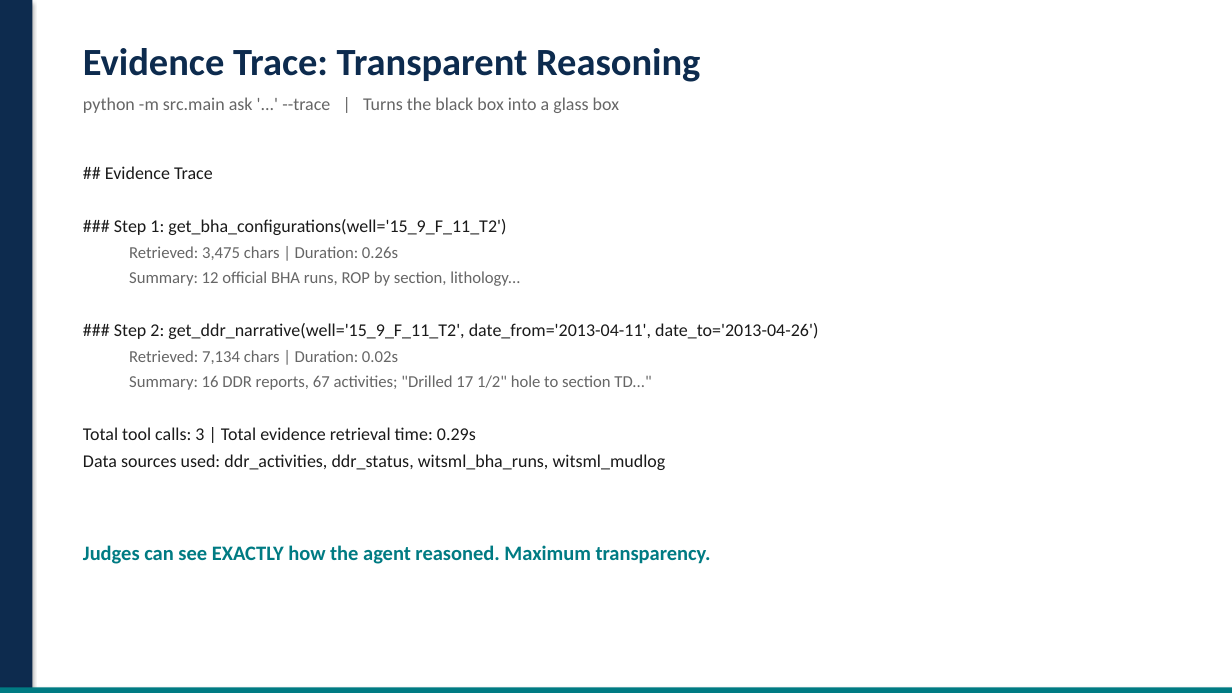
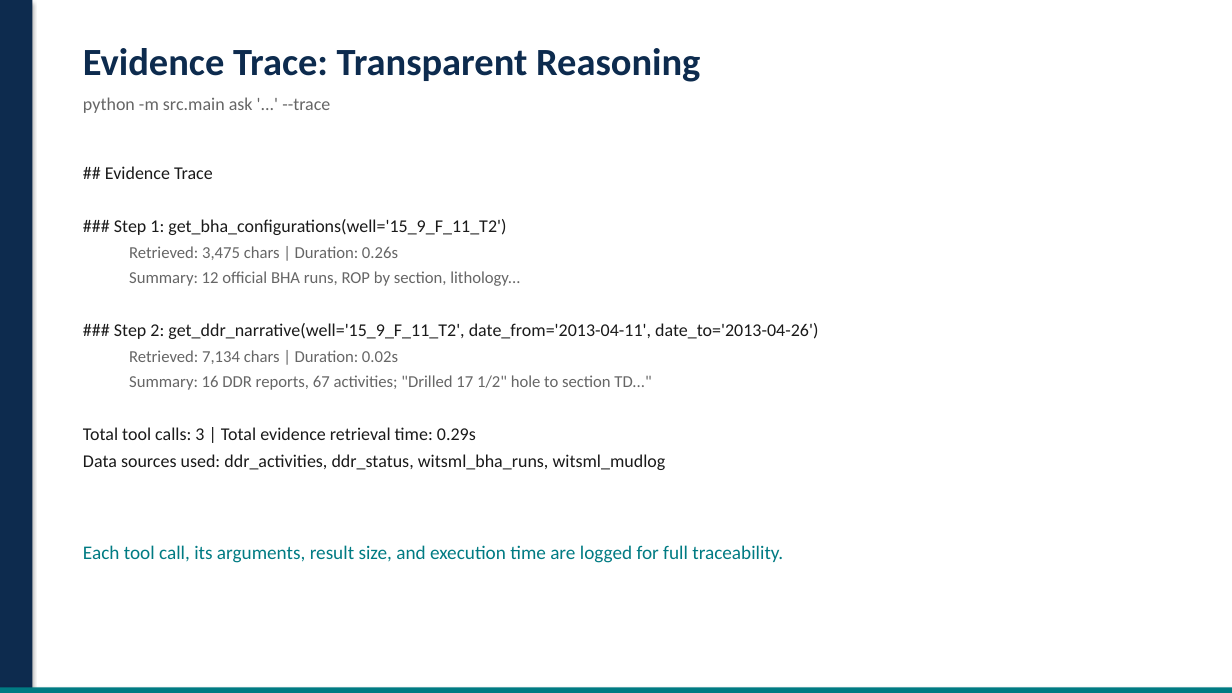
Before and after one commit to rlucgg/spe-ml-challenge, a slide deck: slide 8 of presentation/slides.pptx. Drawn at 1232x693 pixels with LibreOffice and Linux fonts; fonts in the diff are those of the drawing. Boxes give left, top, right and bottom in pixels: in the first picture for what was removed or moved away, otherwise in the second. Text is boxed around its words. In the diff, an @@ line names an element or a change of style, - is before the commit and + after.

```diff
--- a/presentation/slides.pptx
+++ b/presentation/slides.pptx
@@ text at [83, 97, 330, 113]: text changed @@
-python -m src.main ask '...' --trace | Turns the black box into a glass box
+python -m src.main ask '...' --trace
@@ text at [83, 545, 783, 563]: text changed; size 16 to 15 pt; bold off @@
-Judges can see EXACTLY how the agent reasoned. Maximum transparency.
+Each tool call, its arguments, result size, and execution time are logged for full traceability.
```
Also in this commit, not shown: 3 other slides changed, 1 slide added, 1 slide removed, 1 other file.
